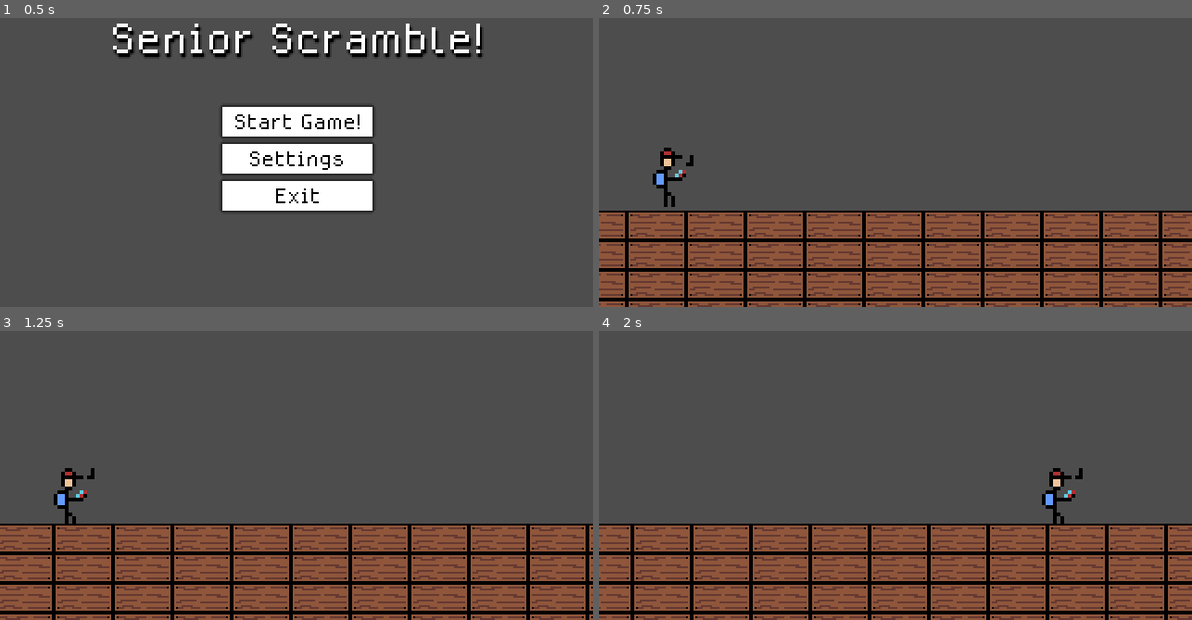
Above: before the commit, frames 1-4 (two rows, left to right).
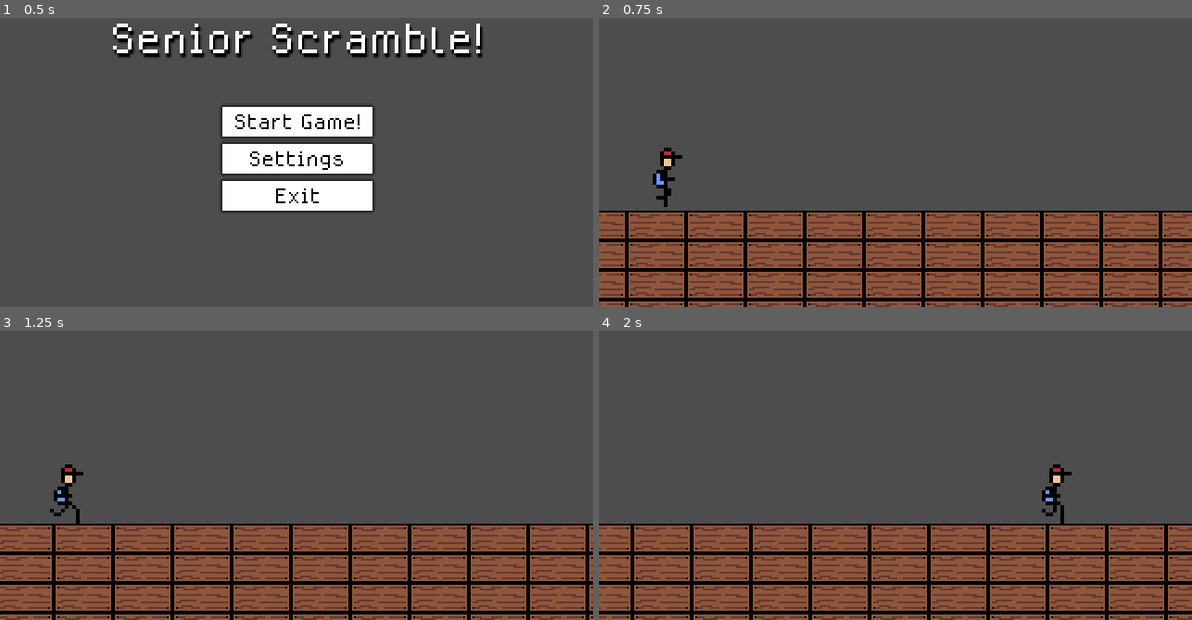
Above: after the commit, the same moments.

Repository: jmate03/Senior-Scramble
Game: Godot game, scene res://scenes/main_menu.tscn
Same seed, same stepped clock (60 frames per second), same inputs: the game is played once before the commit and once after it.
Inputs:
- Up to frame 1 (0.5 s): no input
- Up to frame 2 (0.75 s): click "Start Game!" at 0.5 s
- Up to frame 3 (1.25 s): no input
- Up to frame 4 (2 s): tap Enter (ui_accept) at 1.25, 1.52 s; hold Right (ui_right) from 1.28 s (still down)

Frame 1 is identical in both runs. In frame 2, 0.2% of the frame differs, in the area x 9-16%, y 47-66%; in frame 3, 0.5%, in the area x 8-16%, y 46-67%; in frame 4, 0.4%.

Commit message:
added player run animation

Diff:
--- a/scenes/game.tscn
+++ b/scenes/game.tscn
@@ -1,10 +1,10 @@
 [gd_scene load_steps=4 format=3 uid="uid://biylg3tiud64f"]
 
-[ext_resource type="PackedScene" uid="uid://d2fuxm38ciwt4" path="res://scenes/character_body_2d.tscn" id="1_uwrxv"]
+[ext_resource type="PackedScene" uid="uid://d2fuxm38ciwt4" path="res://scenes/player.tscn" id="1_uwrxv"]
 [ext_resource type="Script" uid="uid://bgtqcebwo6tuh" path="res://scripts/game.gd" id="1_yqjtg"]
 [ext_resource type="PackedScene" uid="uid://8d08jrf8kku2" path="res://scenes/ground.tscn" id="3_lnu2h"]
 
-[node name="Game" type="Node2D"]
+[node name="Game" type="Node"]
 script = ExtResource("1_yqjtg")
 
 [node name="Player" parent="." instance=ExtResource("1_uwrxv")]
--- a/scenes/character_body_2d.tscn
+++ b/scenes/player.tscn
@@ -1,7 +1,9 @@
-[gd_scene load_steps=9 format=3 uid="uid://d2fuxm38ciwt4"]
+[gd_scene load_steps=15 format=3 uid="uid://d2fuxm38ciwt4"]
 
 [ext_resource type="Script" uid="uid://cj8n0y4qwrc5q" path="res://scripts/player.gd" id="1_lj8jo"]
 [ext_resource type="Texture2D" uid="uid://bch0wlfa4o8d0" path="res://assets/Player/player_idle.png" id="2_g2brh"]
+[ext_resource type="Texture2D" uid="uid://cxs6qpskwivds" path="res://assets/Player/player_run.png" id="3_dn4c7"]
+[ext_resource type="Texture2D" uid="uid://cgoqwpppartwo" path="res://assets/Player/player_jump.png" id="3_dqkch"]
 
 [sub_resource type="RectangleShape2D" id="RectangleShape2D_nckey"]
 size = Vector2(9, 15)
@@ -22,6 +24,22 @@
 atlas = ExtResource("2_g2brh")
 region = Rect2(48, 0, 16, 16)
 
+[sub_resource type="AtlasTexture" id="AtlasTexture_t53lx"]
+atlas = ExtResource("3_dn4c7")
+region = Rect2(0, 0, 16, 16)
+
+[sub_resource type="AtlasTexture" id="AtlasTexture_yi2kj"]
+atlas = ExtResource("3_dn4c7")
+region = Rect2(16, 0, 16, 16)
+
+[sub_resource type="AtlasTexture" id="AtlasTexture_cibgq"]
+atlas = ExtResource("3_dn4c7")
+region = Rect2(32, 0, 16, 16)
+
+[sub_resource type="AtlasTexture" id="AtlasTexture_mfdas"]
+atlas = ExtResource("3_dn4c7")
+region = Rect2(48, 0, 16, 16)
+
 [sub_resource type="SpriteFrames" id="SpriteFrames_t53lx"]
 animations = [{
 "frames": [{
@@ -39,7 +57,32 @@
 }],
 "loop": true,
 "name": &"idle",
+"speed": 6.0
+}, {
+"frames": [{
+"duration": 1.0,
+"texture": ExtResource("3_dqkch")
+}],
+"loop": true,
+"name": &"jump",
 "speed": 5.0
+}, {
+"frames": [{
+"duration": 1.0,
+"texture": SubResource("AtlasTexture_t53lx")
+}, {
+"duration": 1.0,
+"texture": SubResource("AtlasTexture_yi2kj")
+}, {
+"duration": 1.0,
+"texture": SubResource("AtlasTexture_cibgq")
+}, {
+"duration": 1.0,
+"texture": SubResource("AtlasTexture_mfdas")
+}],
+"loop": true,
+"name": &"run",
+"speed": 12.0
 }]
 
 [node name="Player" type="CharacterBody2D"]
@@ -53,4 +96,5 @@
 [node name="AnimatedSprite2D" type="AnimatedSprite2D" parent="."]
 position = Vector2(0, -9)
 sprite_frames = SubResource("SpriteFrames_t53lx")
-animation = &"idle"
+animation = &"run"
+frame_progress = 0.125497
--- a/scripts/game.gd
+++ b/scripts/game.gd
@@ -1,4 +1,4 @@
-extends Node2D
+extends Node
 var game_running : bool
 var game_over : bool
 var score
--- a/scripts/player.gd
+++ b/scripts/player.gd
@@ -3,7 +3,7 @@
 @onready var animated = $AnimatedSprite2D
 const SPEED = 300.0
 const JUMP_VELOCITY = -300.0
-
+signal hit
 
 func _physics_process(delta: float) -> void:
 	# Add the gravity.
@@ -23,6 +23,6 @@
 		velocity.x = move_toward(velocity.x, 0, SPEED)
 
 	if !velocity: #temp
-		animated.play("idle")
+		animated.play("run")
 
 	move_and_slide()
Binary file added: assets/Player/player_jump.png
Not shown, added: assets/Player/player_jump.png.import
Binary file added: assets/Player/player_run.png
Not shown, added: assets/Player/player_run.png.import
